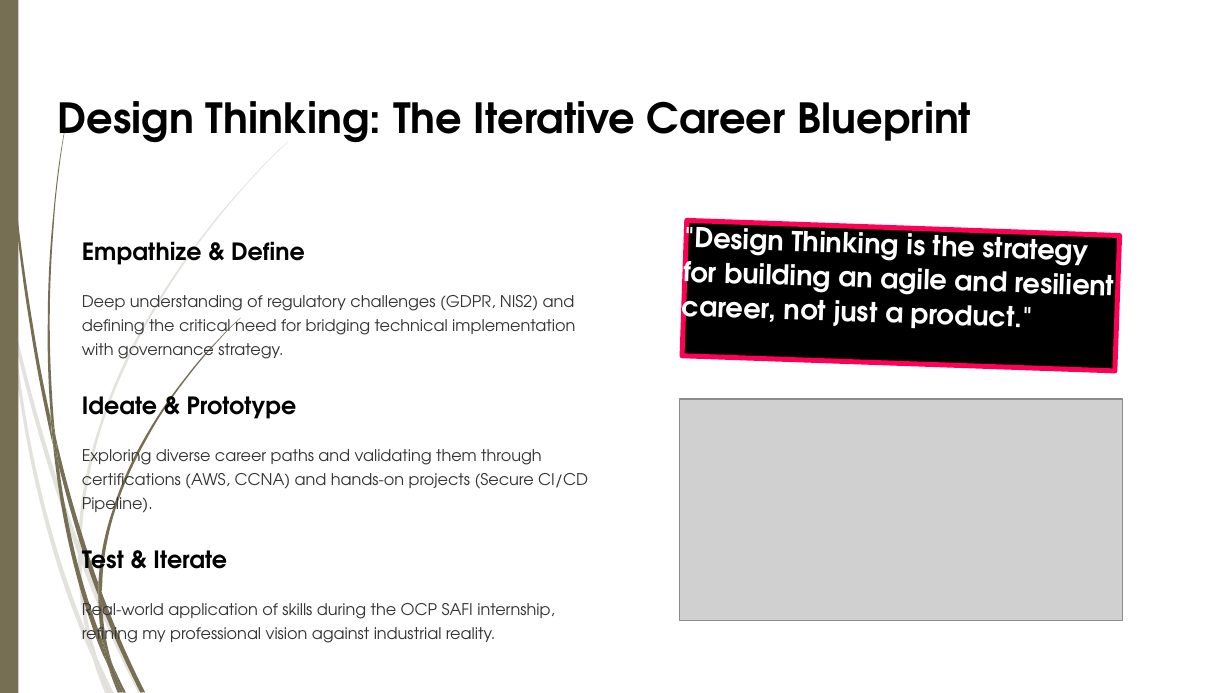
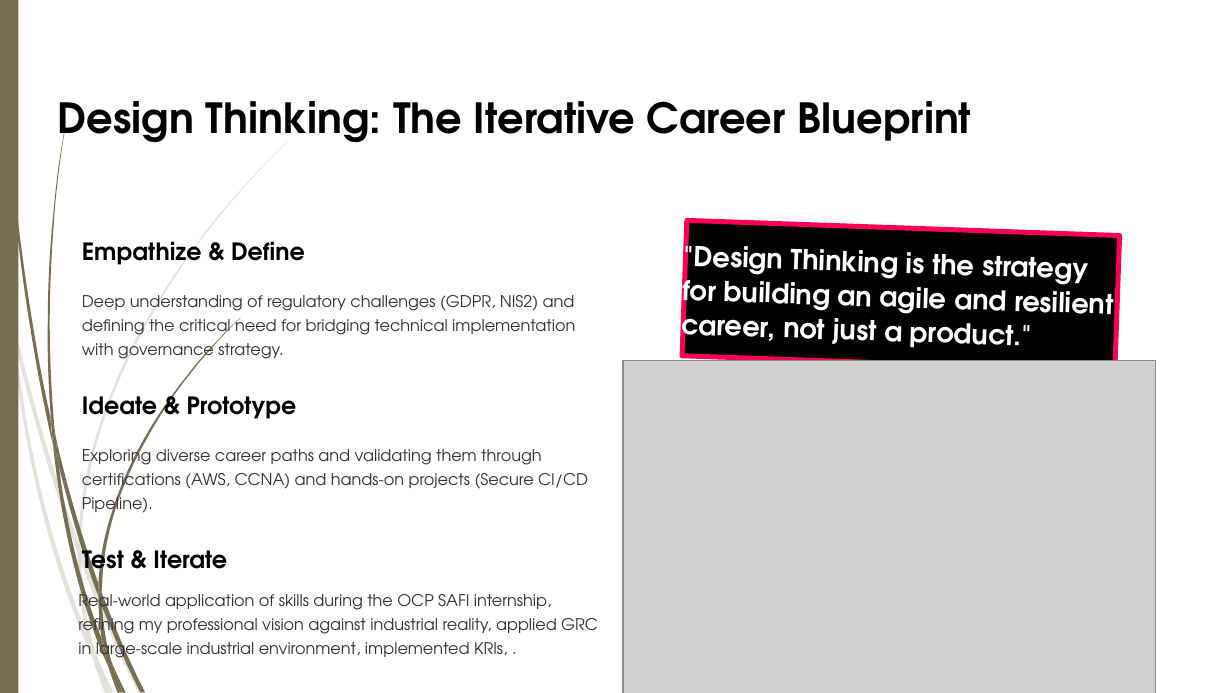
Before and after one commit to aymennadi/aymennadi, a slide deck: slide 3 of downloads/PPP_NADI.pptx. Drawn at 1232x693 pixels with LibreOffice and Linux fonts; fonts in the diff are those of the drawing; grey boxes stand for pictures; background and template pictures are left out. Boxes give left, top, right and bottom in pixels: in the first picture for what was removed or moved away, otherwise in the second. Text is boxed around its words. In the diff, an @@ line names an element or a change of style, - is before the commit and + after.

```diff
--- a/downloads/PPP_NADI.pptx
+++ b/downloads/PPP_NADI.pptx
@@ text ""Design Thinking is the strategy ...": place and size @@
-text ""Design Thinking is the strategy ..." at bbox=[682, 217, 1114, 330]
+text ""Design Thinking is the strategy ..." at bbox=[681, 236, 1113, 348]
@@ picture: place and size @@
-picture at bbox=[680, 399, 1122, 621]
+picture at bbox=[623, 361, 1156, 693]
@@ text at bbox=[78, 589, 598, 662]: text changed @@
-Real-world application of skills during the OCP SAFI internship, refining my professional vision against industrial reality.
+Real-world application of skills during the OCP SAFI internship, refining my professional vision against industrial reality, applied GRC in large-scale industrial environment, implemented KRIs, .
```
Also in this commit, not shown: 1 other slide changed.
